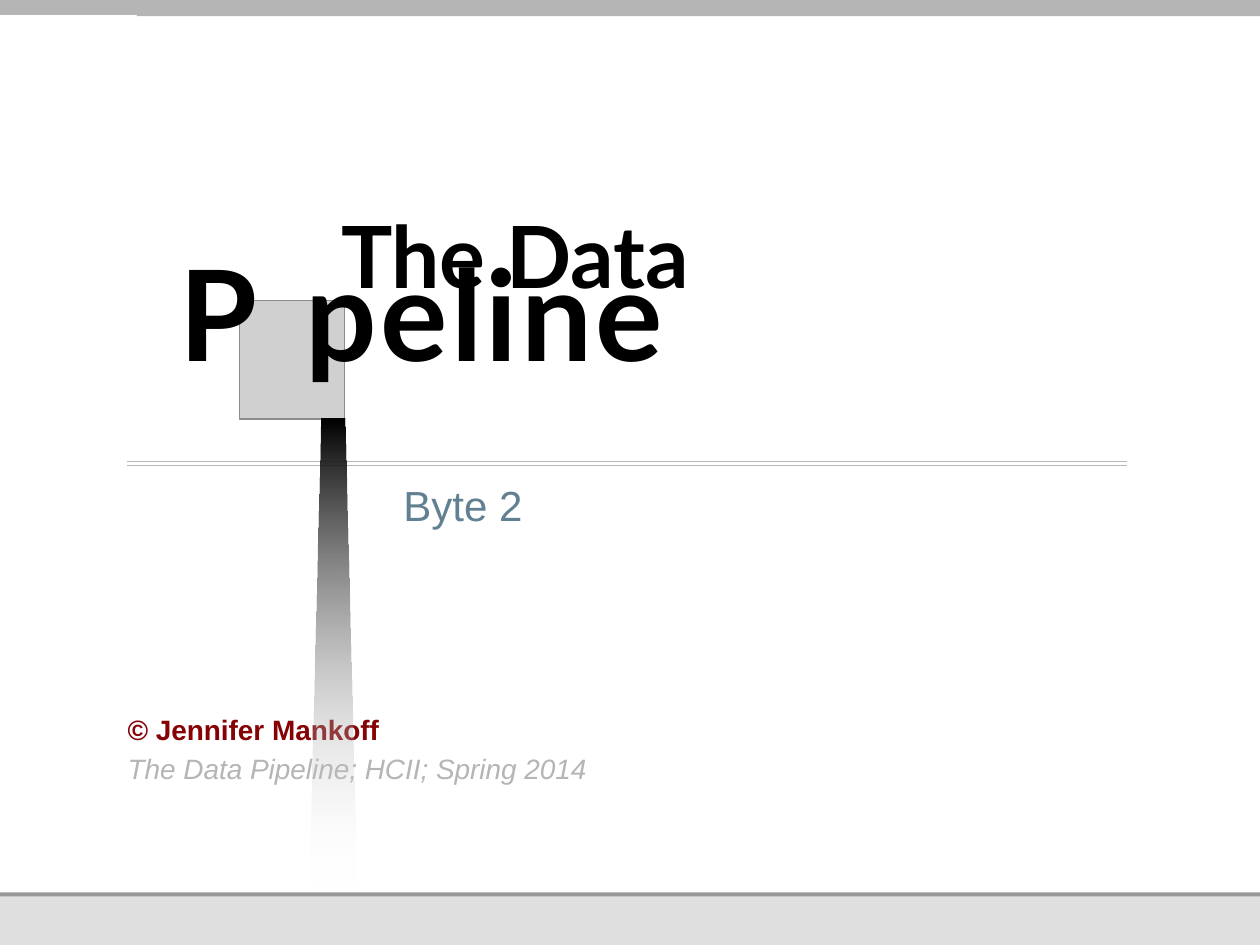
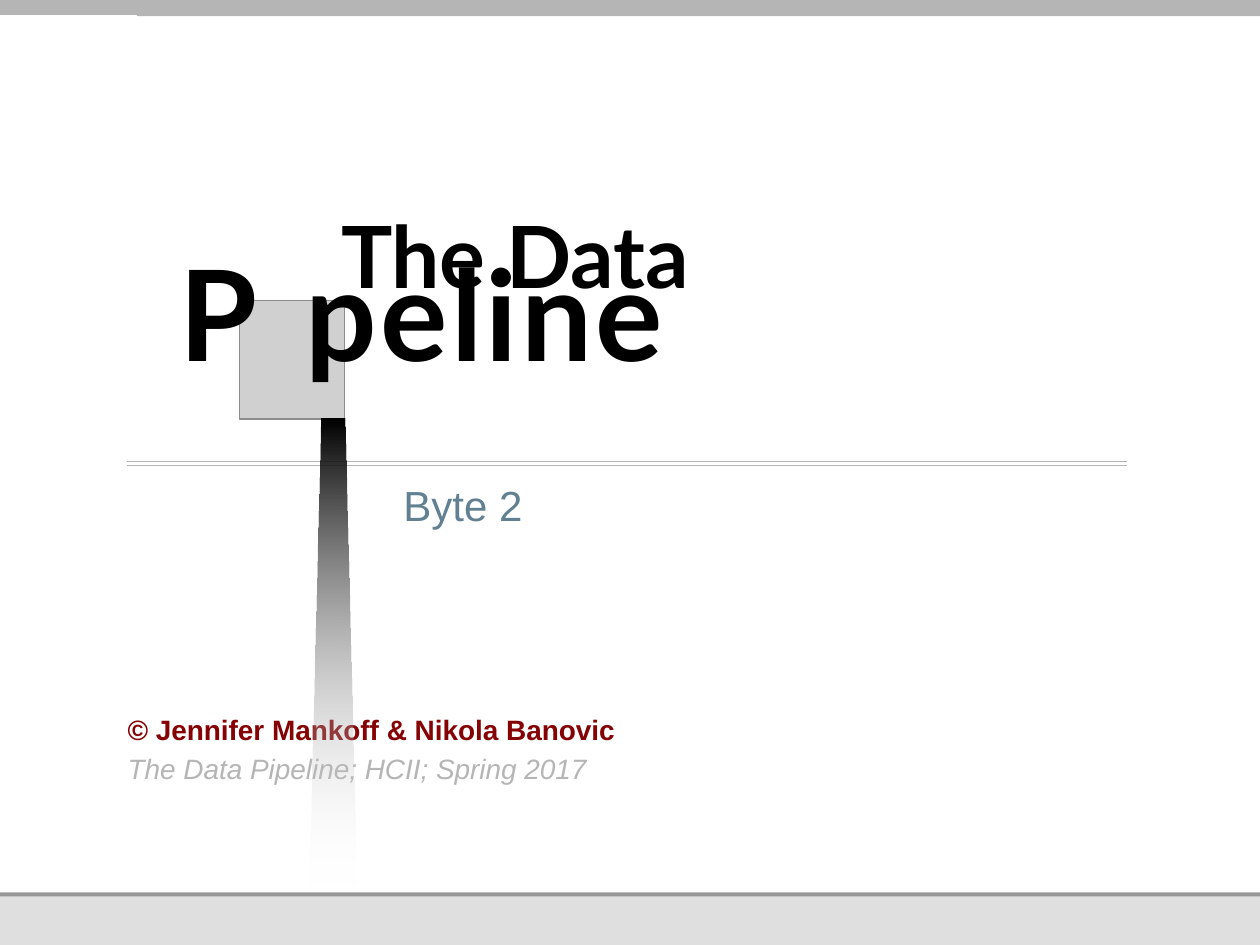
Before and after one commit to jmankoff/data, a slide deck: slide 1 of Lectures/Byte 2 Explore.pptx. Drawn at 1260x945 pixels with LibreOffice and Linux fonts; fonts in the diff are those of the drawing; grey boxes stand for pictures; background and template pictures are left out. Boxes give left, top, right and bottom in pixels: in the first picture for what was removed or moved away, otherwise in the second. Text is boxed around its words. In the diff, an @@ line names an element or a change of style, - is before the commit and + after.

```diff
--- a/Lectures/Byte 2 Explore.pptx
+++ b/Lectures/Byte 2 Explore.pptx
@@ text at (156, 719, 615, 741): text changed @@
-© Jennifer Mankoff
+© Jennifer Mankoff & Nikola Banovic
@@ text at (128, 759, 586, 784): text changed @@
-The Data Pipeline; HCII; Spring 2014
+The Data Pipeline; HCII; Spring 2017
```
Also in this commit, not shown: 10 other slides changed, 1 slide added, 18 slides removed.
